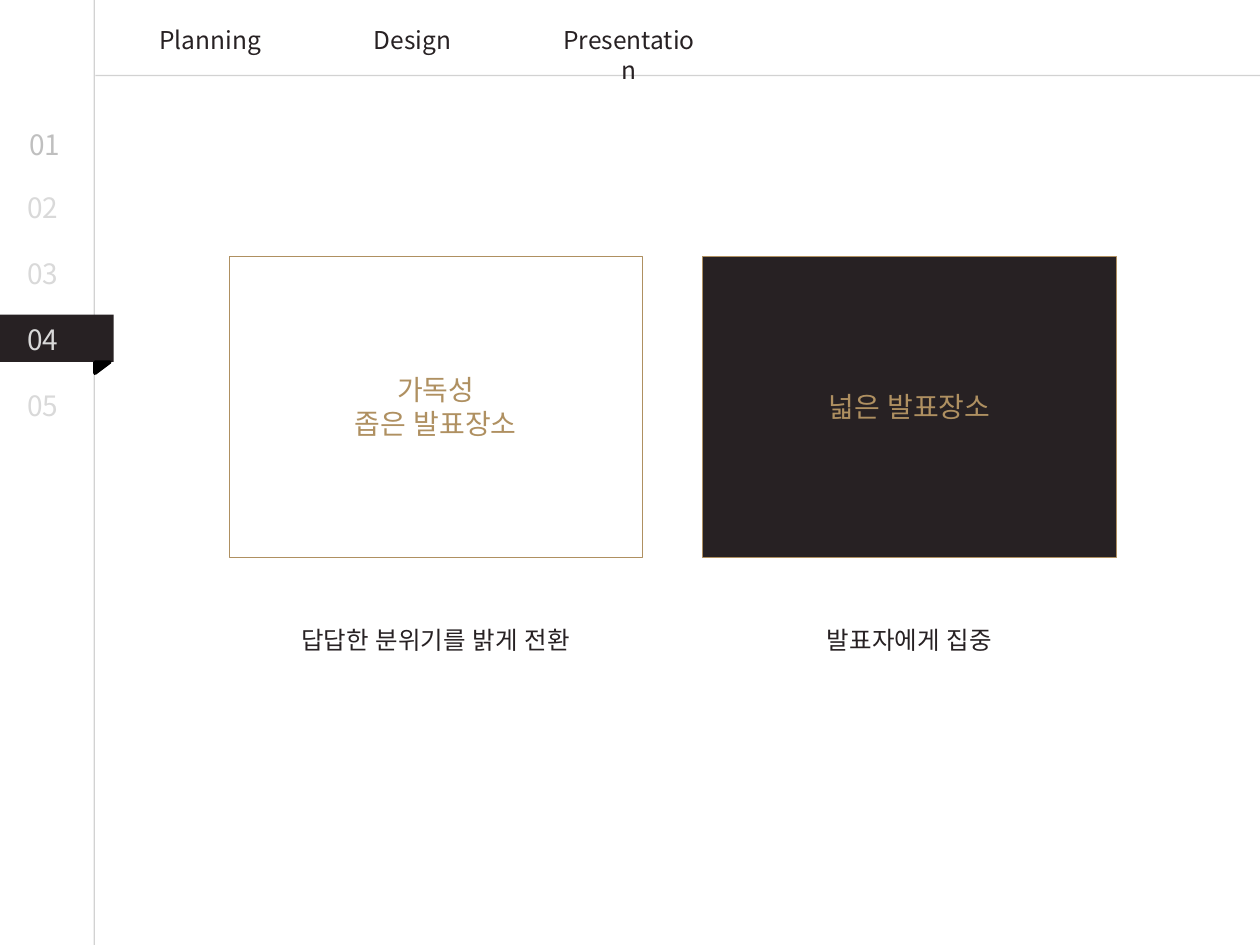
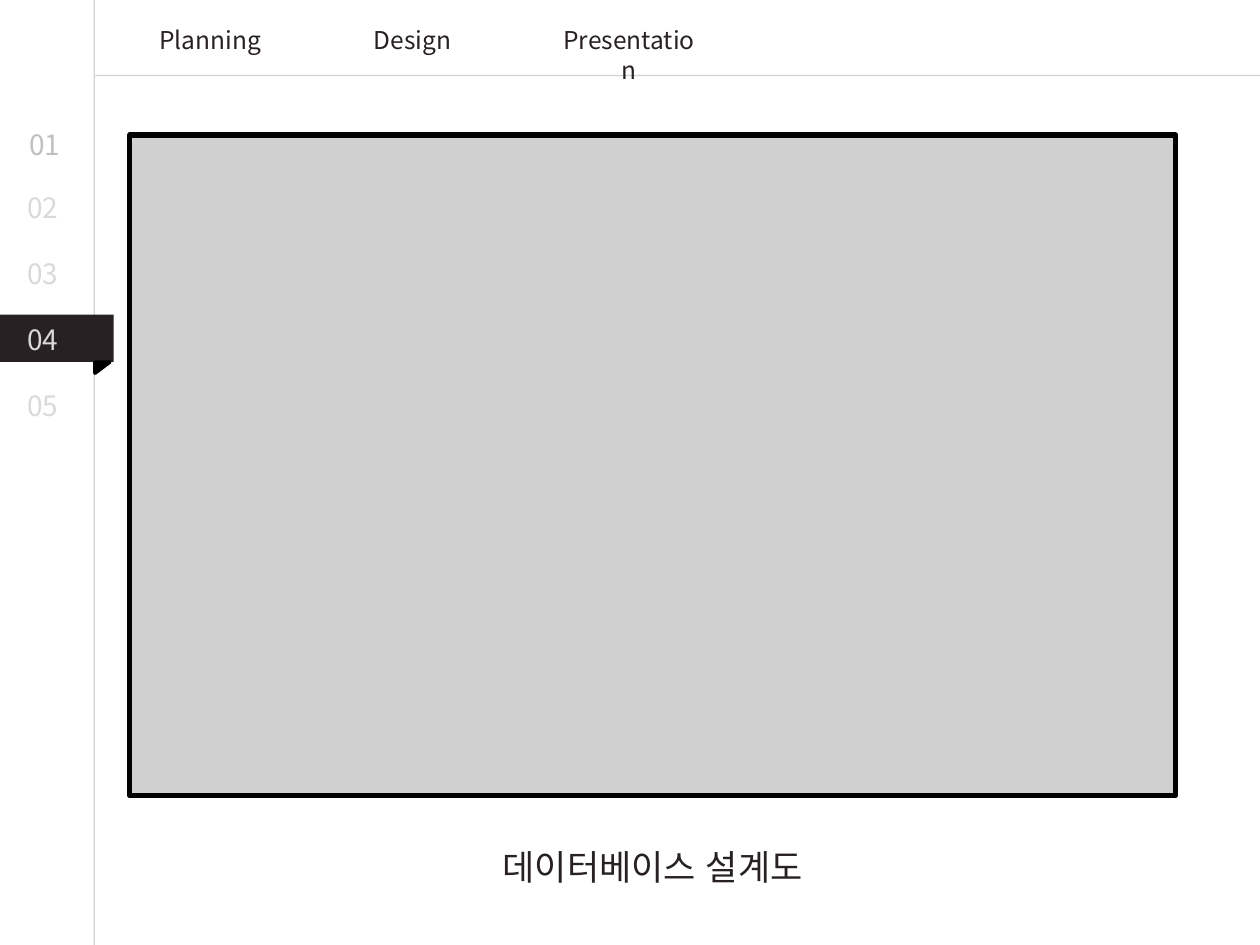
Before and after one commit to byh020907/2uzubook, a slide deck: slide 16 of Presentation/PPT템플릿_강의안.pptx (slide 15 before the commit). Drawn at 1260x945 pixels with LibreOffice and Linux fonts; fonts in the diff are those of the drawing; grey boxes stand for pictures. Boxes give left, top, right and bottom in pixels: in the first picture for what was removed or moved away, otherwise in the second. Text is boxed around its words. In the diff, an @@ line names an element or a change of style, - is before the commit and + after.

```diff
--- a/Presentation/PPT템플릿_강의안.pptx
+++ b/Presentation/PPT템플릿_강의안.pptx
@@ picture added at [130, 135, 1176, 795] @@
@@ rectangle removed at [229, 256, 643, 557] @@
@@ rectangle removed at [703, 256, 1116, 557] @@
@@ text removed at [355, 377, 517, 436] @@
-가독성
-좁은 발표장소
@@ text removed at [828, 394, 991, 419] @@
-넓은 발표장소
@@ text removed at [301, 628, 570, 651] @@
-답답한 분위기를 밝게 전환
@@ text removed at [827, 628, 992, 651] @@
-발표자에게 집중
@@ text added at [503, 851, 803, 883], 20 pt, text #272123 @@
+데이터베이스 설계도
```
Also in this commit, not shown: 1 other slide changed, 3 slides added, 2 slides removed, 1 other file.
